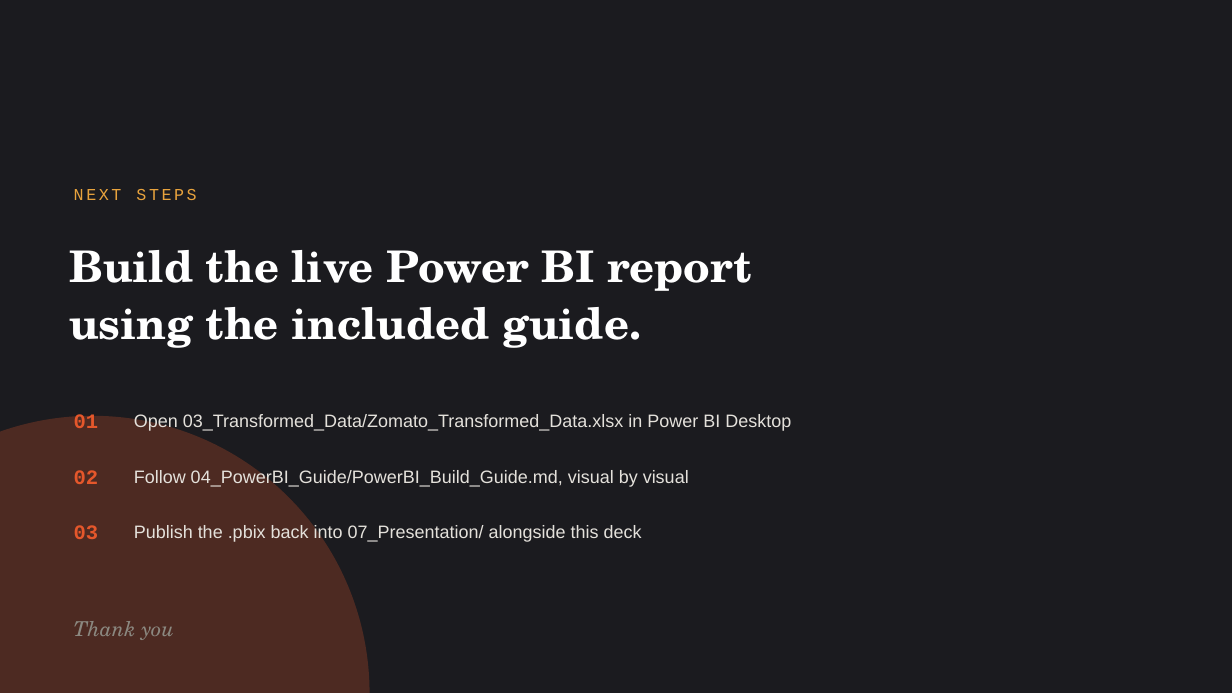
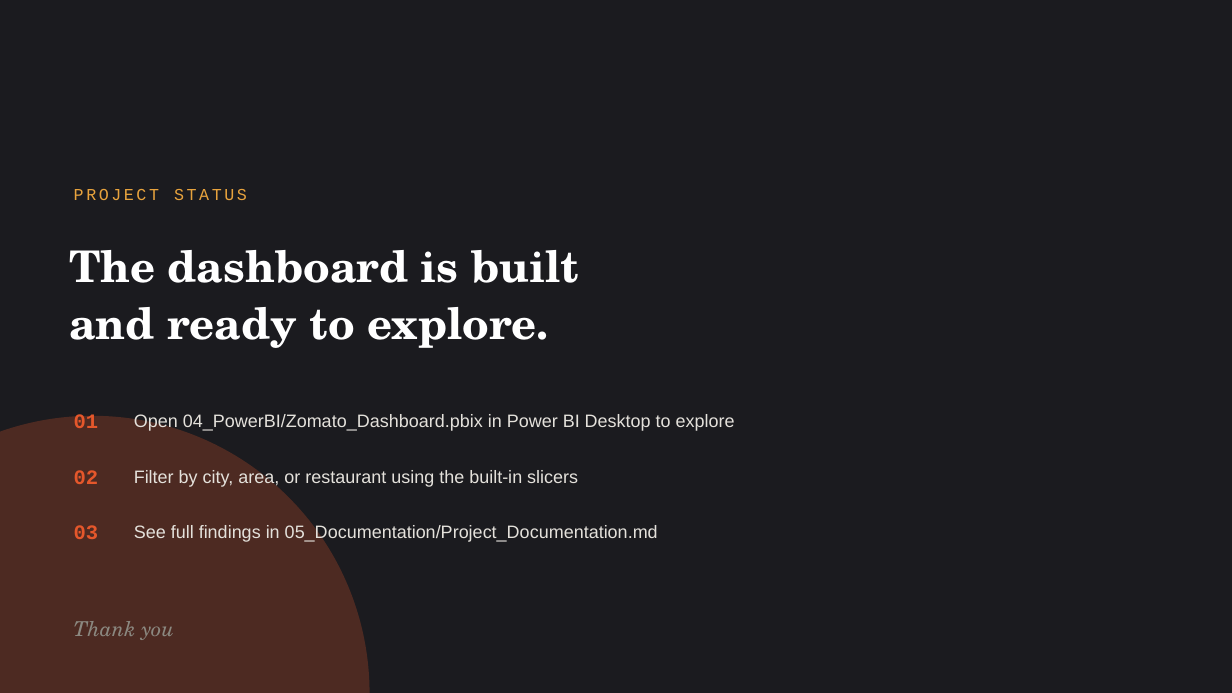
Before and after one commit to sowndloyal-debug/Zomato-Order-Restaurant-Analysis-Using-Power-BI, a slide deck: slide 14 of 06_Presentation/Zomato_Project_Presentation.pptx. Drawn at 1232x693 pixels with LibreOffice and Linux fonts; fonts in the diff are those of the drawing. Boxes give left, top, right and bottom in pixels: in the first picture for what was removed or moved away, otherwise in the second. Text is boxed around its words. In the diff, an @@ line names an element or a change of style, - is before the commit and + after.

```diff
--- a/06_Presentation/Zomato_Project_Presentation.pptx
+++ b/06_Presentation/Zomato_Project_Presentation.pptx
@@ text at [74,189,247,200]: text changed @@
-NEXT STEPS
+PROJECT STATUS
@@ text at [69,250,579,348]: text changed @@
-Build the live Power BI report
-using the included guide.
+The dashboard is built
+and ready to explore.
@@ text at [134,413,735,431]: text changed @@
-Open 03_Transformed_Data/Zomato_Transformed_Data.xlsx in Power BI Desktop
+Open 04_PowerBI/Zomato_Dashboard.pbix in Power BI Desktop to explore
@@ text at [134,469,578,487]: text changed @@
-Follow 04_PowerBI_Guide/PowerBI_Build_Guide.md, visual by visual
+Filter by city, area, or restaurant using the built-in slicers
@@ text at [134,524,658,542]: text changed @@
-Publish the .pbix back into 07_Presentation/ alongside this deck
+See full findings in 05_Documentation/Project_Documentation.md
```
Also in this commit, not shown: 2 other slides changed, 3 other files.
